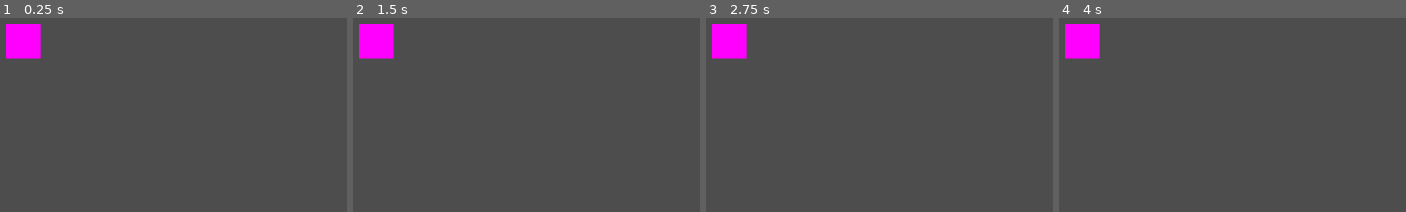
Above: before the commit, frames 1-4 (left to right).
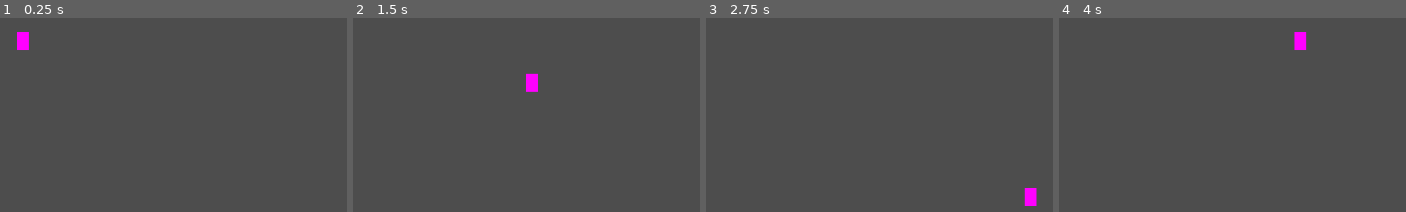
Above: after the commit, the same moments.

Repository: c2i-junia/jeu-godot
Game: Godot game, scene res://scenes/world.tscn
Two runs of this game, one before a commit and one after it. Both use one fixed random seed, a clock stepped at 60 frames per second and the inputs below.
Inputs:
- Up to frame 1 (0.25 s): no input
- Up to frame 2 (1.5 s): tap Enter at 0.5 s; hold D (move_right, bound only after the commit) 0.53-1.28 s; hold S (move_down, bound only after the commit) from 1.28 s (still down)
- Up to frame 3 (2.75 s): release S (move_down, bound only after the commit) at 2.03 s; hold D (move_right, bound only after the commit) from 2.03 s (still down)
- Up to frame 4 (4 s): release D (move_right, bound only after the commit) at 2.78 s; hold W (move_up, bound only after the commit) 2.78-3.53 s; tap Space at 3.5 s; hold A (move_left, bound only after the commit) from 3.53 s (still down)

The runs differ from the first frame. In frame 1, 1.5% of the frame differs, in the area x 1-12%, y 3-22%; in frame 2, 2.2%; in frame 3, 2.2%, in the area x 1-96%, y 3-97%; in frame 4, 2.2%.

Commit message:
Refactor player deplacement script - Setup input map - Use move_and_slide() method for handling future collisions - Player class creation

Diff:
--- a/project.godot
+++ b/project.godot
@@ -15,6 +15,37 @@
 config/features=PackedStringArray("4.2", "Mobile")
 config/icon="res://assets/icon.svg"
 
+[input]
+
+move_left={
+"deadzone": 0.5,
+"events": [Object(InputEventKey,"resource_local_to_scene":false,"resource_name":"","device":-1,"window_id":0,"alt_pressed":false,"shift_pressed":false,"ctrl_pressed":false,"meta_pressed":false,"pressed":false,"keycode":0,"physical_keycode":65,"key_label":0,"unicode":97,"echo":false,"script":null)
+, Object(InputEventKey,"resource_local_to_scene":false,"resource_name":"","device":-1,"window_id":0,"alt_pressed":false,"shift_pressed":false,"ctrl_pressed":false,"meta_pressed":false,"pressed":false,"keycode":0,"physical_keycode":4194319,"key_label":0,"unicode":0,"echo":false,"script":null)
+, Object(InputEventJoypadMotion,"resource_local_to_scene":false,"resource_name":"","device":-1,"axis":0,"axis_value":-1.0,"script":null)
+]
+}
+move_right={
+"deadzone": 0.5,
+"events": [Object(InputEventKey,"resource_local_to_scene":false,"resource_name":"","device":-1,"window_id":0,"alt_pressed":false,"shift_pressed":false,"ctrl_pressed":false,"meta_pressed":false,"pressed":false,"keycode":0,"physical_keycode":68,"key_label":0,"unicode":100,"echo":false,"script":null)
+, Object(InputEventKey,"resource_local_to_scene":false,"resource_name":"","device":-1,"window_id":0,"alt_pressed":false,"shift_pressed":false,"ctrl_pressed":false,"meta_pressed":false,"pressed":false,"keycode":0,"physical_keycode":4194321,"key_label":0,"unicode":0,"echo":false,"script":null)
+, Object(InputEventJoypadMotion,"resource_local_to_scene":false,"resource_name":"","device":-1,"axis":0,"axis_value":1.0,"script":null)
+]
+}
+move_up={
+"deadzone": 0.5,
+"events": [Object(InputEventKey,"resource_local_to_scene":false,"resource_name":"","device":-1,"window_id":0,"alt_pressed":false,"shift_pressed":false,"ctrl_pressed":false,"meta_pressed":false,"pressed":false,"keycode":0,"physical_keycode":87,"key_label":0,"unicode":119,"echo":false,"script":null)
+, Object(InputEventKey,"resource_local_to_scene":false,"resource_name":"","device":-1,"window_id":0,"alt_pressed":false,"shift_pressed":false,"ctrl_pressed":false,"meta_pressed":false,"pressed":false,"keycode":0,"physical_keycode":4194320,"key_label":0,"unicode":0,"echo":false,"script":null)
+, Object(InputEventJoypadMotion,"resource_local_to_scene":false,"resource_name":"","device":-1,"axis":1,"axis_value":-1.0,"script":null)
+]
+}
+move_down={
+"deadzone": 0.5,
+"events": [Object(InputEventKey,"resource_local_to_scene":false,"resource_name":"","device":-1,"window_id":0,"alt_pressed":false,"shift_pressed":false,"ctrl_pressed":false,"meta_pressed":false,"pressed":false,"keycode":0,"physical_keycode":83,"key_label":0,"unicode":115,"echo":false,"script":null)
+, Object(InputEventKey,"resource_local_to_scene":false,"resource_name":"","device":-1,"window_id":0,"alt_pressed":false,"shift_pressed":false,"ctrl_pressed":false,"meta_pressed":false,"pressed":false,"keycode":0,"physical_keycode":4194322,"key_label":0,"unicode":0,"echo":false,"script":null)
+, Object(InputEventJoypadMotion,"resource_local_to_scene":false,"resource_name":"","device":-1,"axis":1,"axis_value":1.0,"script":null)
+]
+}
+
 [rendering]
 
 renderer/rendering_method="mobile"
--- /dev/null
+++ b/scenes/player.tscn
@@ -0,0 +1,22 @@
+[gd_scene load_steps=4 format=3 uid="uid://j7atxpk7qhc4"]
+
+[ext_resource type="Script" path="res://scripts/player.gd" id="1_lrb3b"]
+
+[sub_resource type="PlaceholderTexture2D" id="PlaceholderTexture2D_bmo1c"]
+
+[sub_resource type="CapsuleShape2D" id="CapsuleShape2D_issrm"]
+radius = 4.0
+height = 20.0
+
+[node name="Player" type="CharacterBody2D"]
+script = ExtResource("1_lrb3b")
+
+[node name="Sprite2D" type="Sprite2D" parent="."]
+position = Vector2(0, 7.10543e-15)
+scale = Vector2(17, 26.5)
+texture = SubResource("PlaceholderTexture2D_bmo1c")
+
+[node name="CollisionShape2D" type="CollisionShape2D" parent="."]
+position = Vector2(0, 11)
+rotation = 1.5708
+shape = SubResource("CapsuleShape2D_issrm")
--- a/scenes/world.tscn
+++ b/scenes/world.tscn
@@ -1,19 +1,14 @@
-[gd_scene load_steps=5 format=3 uid="uid://v3bqhdbf3e71"]
+[gd_scene load_steps=4 format=3 uid="uid://v3bqhdbf3e71"]
 
-[ext_resource type="Script" path="res://scripts/PlayerMovement.gd" id="1_f6pfb"]
+[ext_resource type="PackedScene" uid="uid://j7atxpk7qhc4" path="res://scenes/player.tscn" id="1_70qmu"]
 
 [sub_resource type="CanvasItemMaterial" id="CanvasItemMaterial_e312f"]
 
 [sub_resource type="GDScript" id="GDScript_vsnvs"]
-
-[sub_resource type="PlaceholderTexture2D" id="PlaceholderTexture2D_uc3hj"]
-size = Vector2(50, 50)
 
 [node name="World" type="Node2D"]
 material = SubResource("CanvasItemMaterial_e312f")
 position = Vector2(244, 146)
 script = SubResource("GDScript_vsnvs")
 
-[node name="Sprite2D" type="Sprite2D" parent="."]
-texture = SubResource("PlaceholderTexture2D_uc3hj")
-script = ExtResource("1_f6pfb")
+[node name="Player" parent="." instance=ExtResource("1_70qmu")]
--- a/scripts/PlayerMovement.gd
+++ /dev/null
@@ -1,26 +0,0 @@
-extends Node2D
-
-#Valeur arbitraire de la vitesse
-var speed = 150
-var deadzone =0.2
-
-# Called when the node enters the scene tree for the first time.
-func _ready():
-	pass # Replace with function body.
-
-
-func _process(delta):
-	#On récupère les axes de déplacement de la manette
-	var movementVector = Vector2(Input.get_joy_axis(0, JOY_AXIS_LEFT_X), Input.get_joy_axis(0,JOY_AXIS_LEFT_Y))
-
-	#Si la magnitude du mouvement est plus grande que la deadzone -> on bouge, sinon à on reste à l'arrêt
-	if movementVector.length() > deadzone:
-
-		#Normalisation du vecteur (évite les mouvement plus rapides si on va en diagonale -> car sans ca on additionnerait la vitesse up et right par ex)
-		movementVector = movementVector.normalized()
-
-		#Déplacement du sprite
-		position += movementVector * speed * delta
-		print(movementVector)
-	else:
-		position += Vector2.ZERO
--- /dev/null
+++ b/scripts/player.gd
@@ -0,0 +1,33 @@
+extends CharacterBody2D
+
+
+const SPEED = 300.0
+var DEADZONE = 0.2
+
+
+func _physics_process(delta):
+	# On stocke la direction du joueur dans un Vector2
+	var direction: Vector2 = Input.get_vector("move_left", "move_right", "move_up", "move_down")
+
+	# On normalise la vitesse
+	velocity = direction.normalized() * SPEED
+
+	# On actualise la position + gestions des collisions
+	move_and_slide()
+
+
+	####################################################################33
+	##On récupère les axes de déplacement de la manette
+	#var movementVector = Vector2(Input.get_joy_axis(0, JOY_AXIS_LEFT_X), Input.get_joy_axis(0,JOY_AXIS_LEFT_Y))
+	#
+	##Si la magnitude du mouvement est plus grande que la deadzone -> on bouge, sinon à on reste à l'arrêt
+	#if movementVector.length() > DEADZONE:
+		#
+		##Normalisation du vecteur (évite les mouvement plus rapides si on va en diagonale -> car sans ca on additionnerait la vitesse up et right par ex)
+		#movementVector = movementVector.normalized()
+		#
+		##Déplacement du sprite
+		#position += movementVector * speed * delta
+		#print(movementVector)
+	#else:
+		#position += Vector2.ZERO
